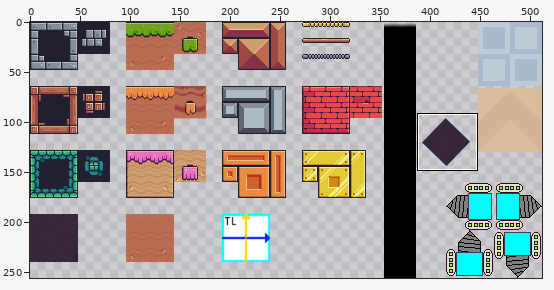
Sprite sheet, stored at Demos/Deeper/Assets/Atlas.png. The picture above shows the old version from afar; the outline marks the close-up.
Close-up. Earlier state:
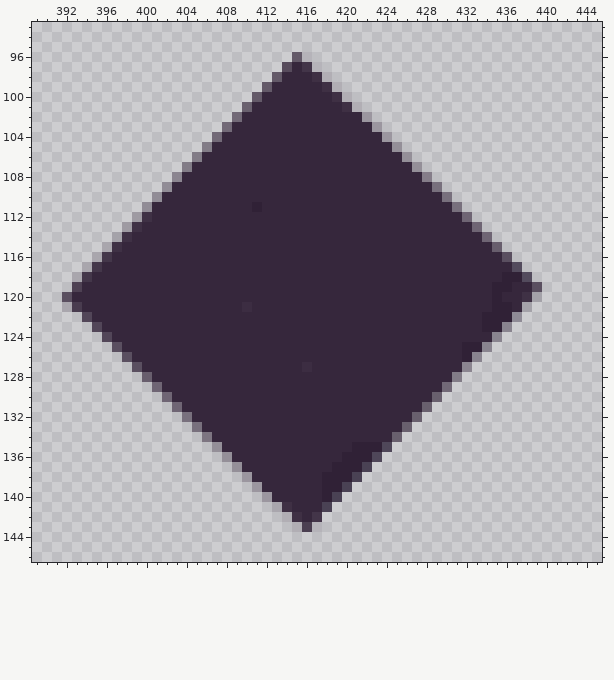
The file is 512x256 pixels. Pixels under 10% opacity are left out. Colours within 5 levels of each other are drawn and written as one. Shown: x 389..445, y 93..146. The commit also changed other parts of the picture, which this record leaves out.
The result:
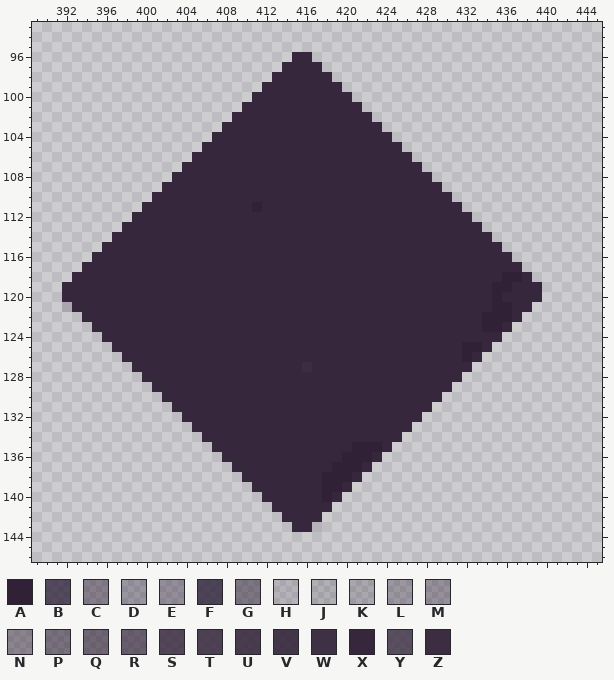
Palette (. is transparent): A #302136  B #2d2339c3  C #33243978  D #30243b54  E #30243b60  F #2f253bcf  G #35263b87  H #36273c28  J #36273c30  K #36273c3c  L #36273c54  M #36273c60  N #36273c70  P #36273c8f  Q #36273c9f  R #36273cab  S #36273ccf  T #36273cd7  U #36273cdf  V #36273ce7  W #36273cef  X #36273c  Y #37283dc3  Z #3c2d42
The edit:
The author put colour X in row 119 at x 392.
Colour B becomes colour X in row 117 at x 437; in row 118 at x 438; in row 135 at x 424; in row 136 at x 423.
Colour C becomes colour X in row 108 at x 428.
Colour D becomes colour X in row 122 at x 437.
Colour E becomes colour X in row 123 at x 436; in row 124 at x 435; in row 125 at x 434; in row 126 at x 433.
Colour F becomes colour X in row 137 at x 422; in row 138 at x 421; in row 139 at x 420; in row 140 at x 419; in row 141 at x 418.
Colour G becomes colour X in row 134 at x 406.
Colour H becomes colour X in row 96 at x 416; in row 97 at x 417; in row 115 at x 396; in row 116 at x 395; in row 117 at x 394; in row 118 at x 393.
Colour J becomes colour X in row 98 at x 418; in row 99 at x 419; in row 100 at x 420; in row 101 at x 421; in row 114 at x 397; in row 120 at x 439.
Colour J becomes colour X in row 121 at x 438; in row 142 at x 414; in row 143 at x 415.
Colour K becomes colour X in row 112 at x 399; in row 113 at x 398; in row 141 at x 413.
Colour L becomes colour X in row 102 at x 422; in row 103 at x 423; in row 104 at x 424; in row 109 at x 402; in row 110 at x 401; in row 111 at x 400.
Colour L becomes colour X in row 138 at x 410; in row 139 at x 411; in row 140 at x 412.
Colour M becomes colour X in row 105 at x 425; in row 106 at x 426; in row 107 at x 427; in row 108 at x 403; in row 127 at x 432; in row 135 at x 407.
Colour M becomes colour X in row 136 at x 408; in row 137 at x 409.
Colour N becomes colour X in row 105 at x 406; in row 106 at x 405; in row 107 at x 404; in row 128 at x 431.
Colour P becomes colour X in row 102 at x 409; in row 103 at x 408; in row 104 at x 407; in row 109 at x 429; in row 110 at x 430; in row 111 at x 431.
Colour P becomes colour X in row 129 at x 430; in row 132 at x 404; in row 133 at x 405.
Colour Q becomes colour X in row 101 at x 410; in row 112 at x 432; in row 113 at x 433; in row 114 at x 434; in row 129 at x 401; in row 130 at x 402 and 429.
Colour Q becomes colour X in row 131 at x 403 and 428; in row 132 at x 427; in row 133 at x 426; in row 134 at x 425.
Colour R becomes colour X in row 96 at x 415; in row 98 at x 413; in row 99 at x 412; in row 100 at x 411; in row 115 at x 435; in row 128 at x 400.
Colour S becomes colour X in row 122 at x 394; in row 123 at x 395; in row 124 at x 396.
Colour T becomes colour X in row 119 at x 393; in row 143 at x 416.
Colour U becomes colour X in row 121 at x 393.
Colour V becomes colour X in row 97 at x 416; in row 116 at x 396; in row 117 at x 395; in row 118 at x 394; in row 142 at x 417.
Colour W becomes colour X in row 98 at x 417; in row 99 at x 418; in row 100 at x 419; in row 101 at x 420; in row 112 at x 400; in row 113 at x 399.
Colour W becomes colour X in row 114 at x 398; in row 115 at x 397; in row 120 at x 438; in row 141 at x 414; in row 142 at x 415.
Colour Y becomes colour X in row 97 at x 414; in row 116 at x 436; in row 119 at x 439; in row 120 at x 392; in row 125 at x 397; in row 126 at x 398.
Colour Y becomes colour X in row 127 at x 399.
Colour Z becomes colour X in row 121 at x 410.
